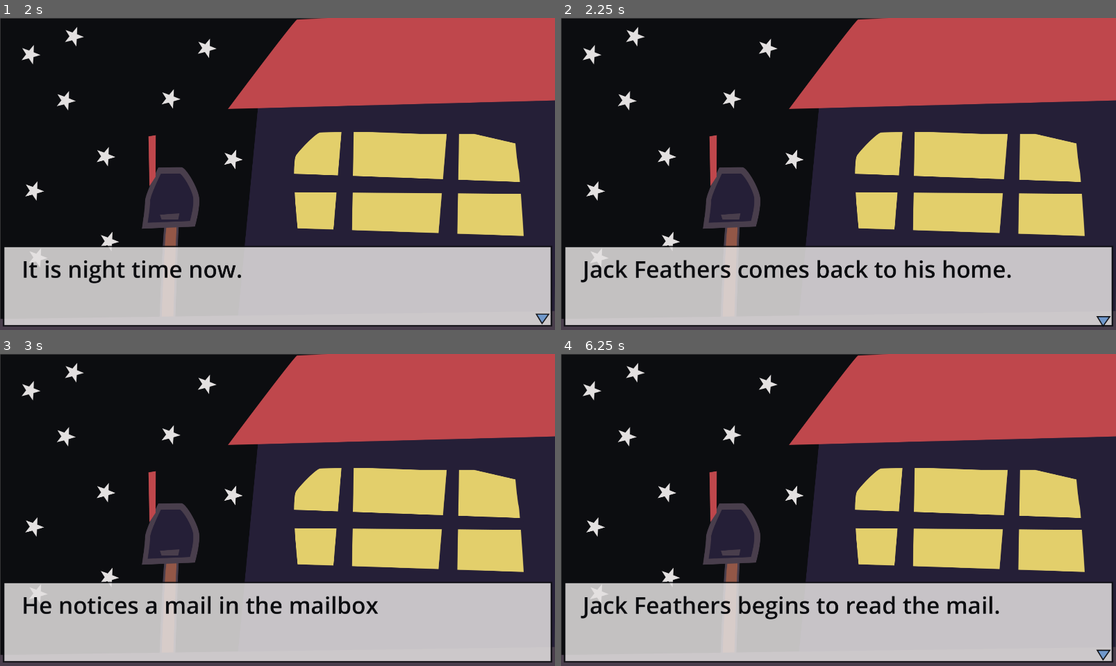
Above: before the commit, frames 1-4 (two rows, left to right).
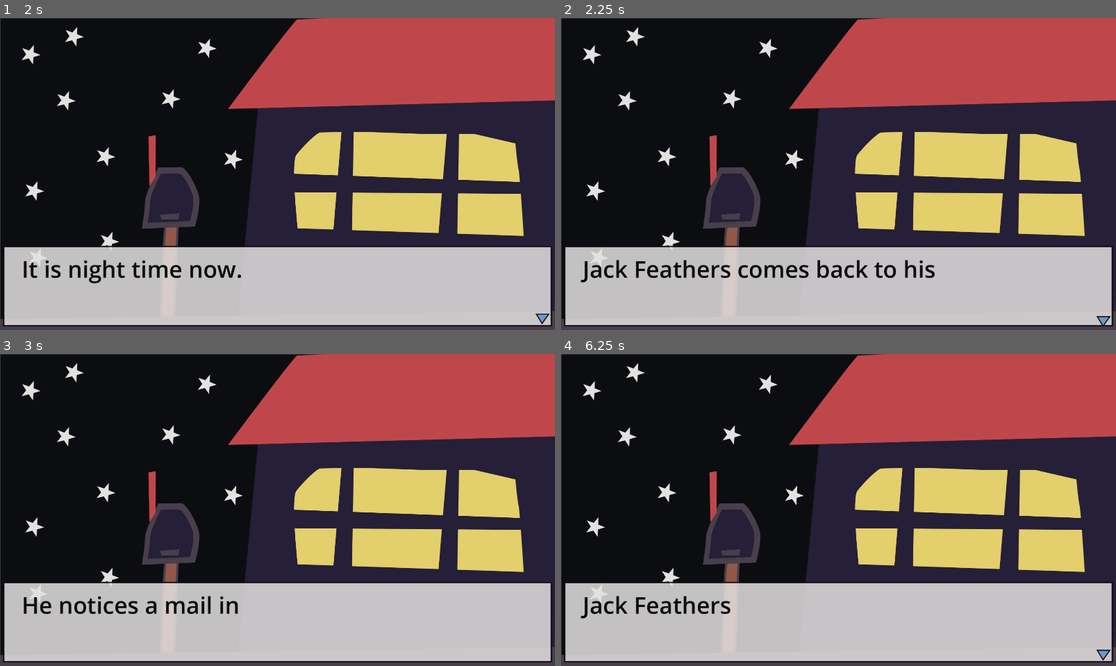
Above: after the commit, the same moments.

Repository: mathew-tran/chonkyduck2025
Game: Godot game, scene res://Scenes/Main.tscn
Two runs of this game, one before a commit and one after it. Both use one fixed random seed, a clock stepped at 60 frames per second and the inputs below.
Inputs (mouse positions are in pixels of both pictures, inside the frame that each line leads up to):
- Up to frame 1 (2 s): tap Enter at 0.5 s; move the mouse to (399, 158) at 0.52 s; press the mouse at (399, 158) at 0.53 s; move the mouse to (166, 189) at 1.27 s; release the mouse at (166, 189) at 1.28 s; click (166, 189) at 1.35 s
- Up to frame 2 (2.25 s): move the mouse to (894, 105) at 2.02 s; press the mouse at (894, 105) at 2.03 s
- Up to frame 3 (3 s): move the mouse to (249, 572) at 2.77 s; release the mouse at (249, 572) at 2.78 s; click (249, 572) at 2.85 s
- Up to frame 4 (6.25 s): tap Space at 3.5 s; move the mouse to (1005, 556) at 3.52 s; press the mouse at (1005, 556) at 3.53 s; release the mouse at (1005, 556) at 4.25 s; click "Get Mail" at 4.25 s; move the mouse to (672, 463) at 5.02 s; click (672, 463) at 5.1 s; click "Read it." at 5.75 s

Frame 1 is identical in both runs. In frame 2, 0.3% of the frame differs, in the area x 68-82%, y 77-84%; in frame 3, 0.5%; in frame 4, 1.0%, in the area x 32-79%, y 77-86%.

Commit message:
animate text

Diff:
--- a/Prefabs/DialogueUI.tscn
+++ b/Prefabs/DialogueUI.tscn
@@ -101,6 +101,9 @@
 theme_override_font_sizes/font_size = 80
 text = "1234567890 1234567890 1234567890 1234567890 1234567890 1234567890 12345678"
 autowrap_mode = 2
+visible_characters = 0
+visible_characters_behavior = 1
+visible_ratio = 0.0
 
 [node name="ContinueArrow" parent="." instance=ExtResource("6_opq0f")]
 layout_mode = 0
@@ -149,6 +152,7 @@
 text_direction = 1
 
 [node name="CoverPanel" type="Panel" parent="."]
+visible = false
 layout_mode = 1
 anchors_preset = 15
 anchor_right = 1.0
--- a/Scripts/DialogueUI.gd
+++ b/Scripts/DialogueUI.gd
@@ -20,6 +20,8 @@
 
 var InPosition = Vector2.ZERO
 
+func _enter_tree() -> void:
+	$CoverPanel.visible = true
 func _ready() -> void:
 	InPosition = $CoverPanel.global_position
 	print(len($Label.text))
@@ -126,6 +128,9 @@
 		return
 
 	if TextToShow.size() > 0:
+		$Label.visible_characters = 0
+		var tween = get_tree().create_tween()
+		tween.tween_property($Label, "visible_characters", DialogueBoxTextLimit, .5)
 		$Label.text = TextToShow.pop_front()
 		$ContinueArrow.visible = TextToShow.size() > 0
 	else:
